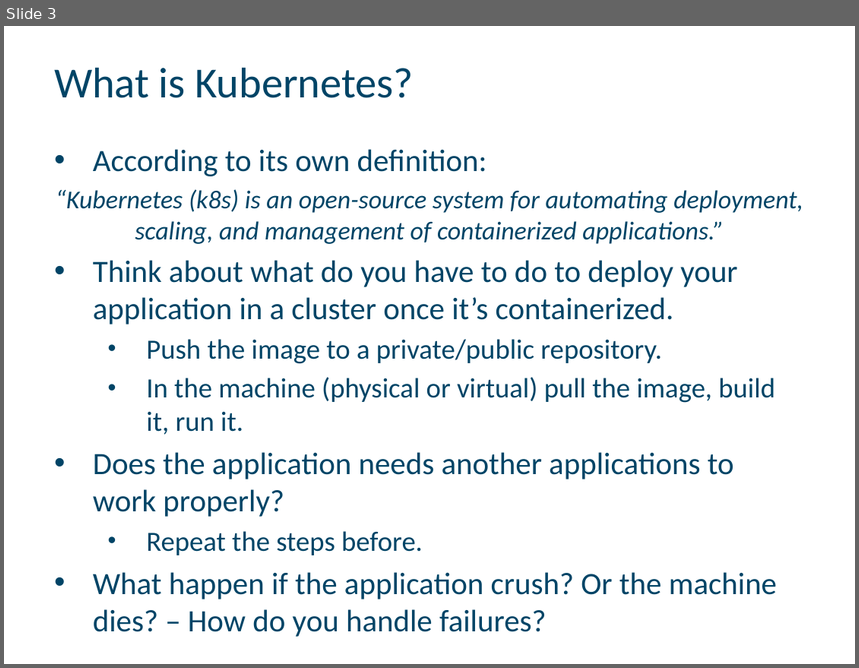
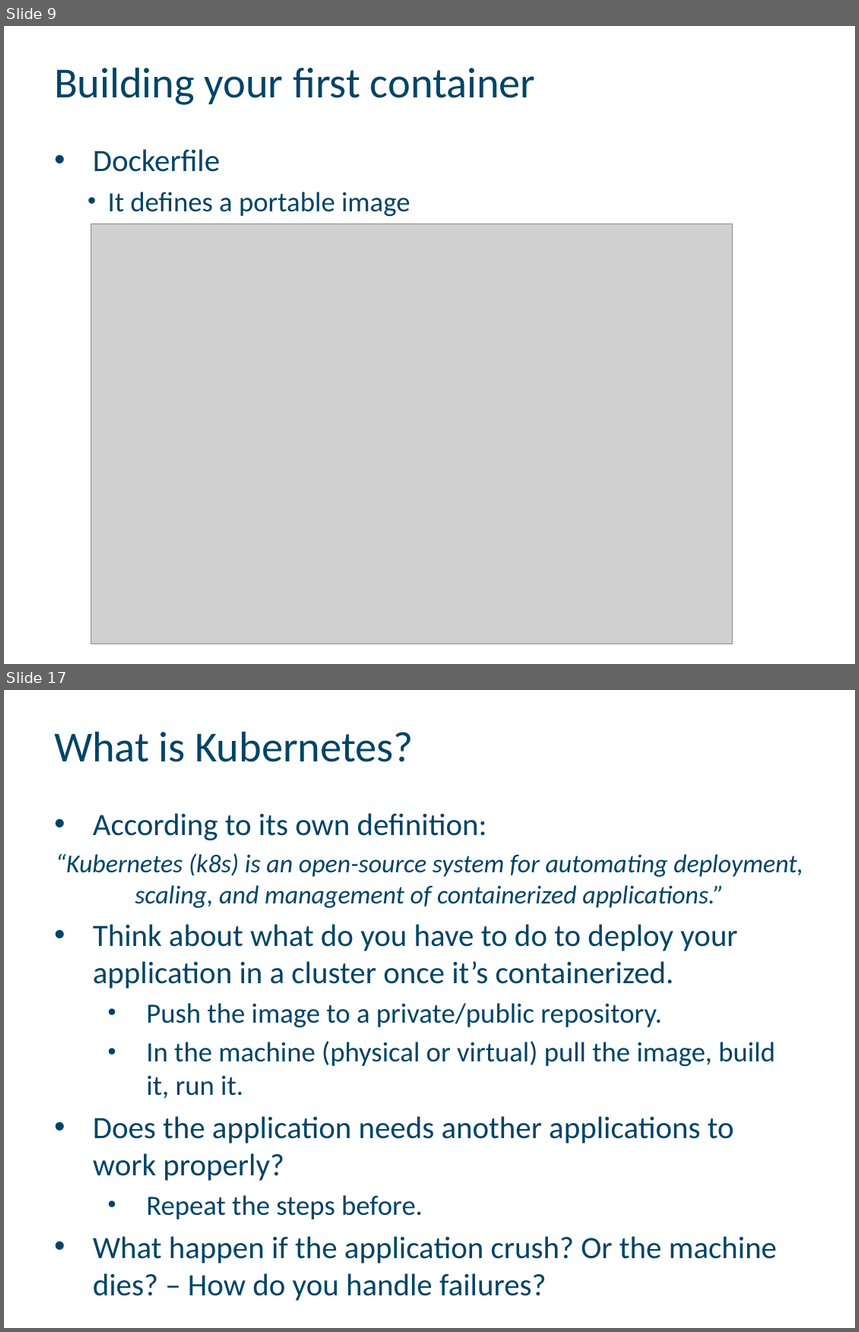
Before and after one commit to paolasoto88/dist-compt-lab-kubernetes, a slide deck: k8s-distcomp-lab.pptx. Shown one above the other, each under a label of ours: slide 3 before the commit, slides 9 and 17 after it; the slides between them are not shown. The pictures are 859x668 and 859x1332 pixels, drawn with LibreOffice and Linux fonts; fonts in the diff are those of the drawing; grey boxes stand for pictures. Boxes give left, top, right and bottom in pixels: in the first picture for what was removed or moved away, otherwise in the second. Text is boxed around its words. In the diff, an @@ line names an element or a change of style, - is before the commit and + after.

```diff
--- a/k8s-distcomp-lab.pptx
+++ b/k8s-distcomp-lab.pptx
@@ slide 9 added at <box>4,26,855,664</box>, background #FFFFFF @@
@@ title added at <box>54,67,536,105</box>, 40 pt, text #004466 @@
+Building your first container
@@ text added at <box>93,149,410,217</box>, 26 pt, text #004466 @@
+• Dockerfile
+    • It defines a portable image
@@ picture added at <box>91,224,732,644</box> @@
@@ text added at <box>501,640,762,645</box>, 13 pt, text #FFFFFF @@
+* https://kubernetes.io/docs/tasks/tools/install-minikube/
@@ what was slide 3 is now slide 17 @@
```
Also in this commit, not shown: 2 slides changed, 13 other slides added.
